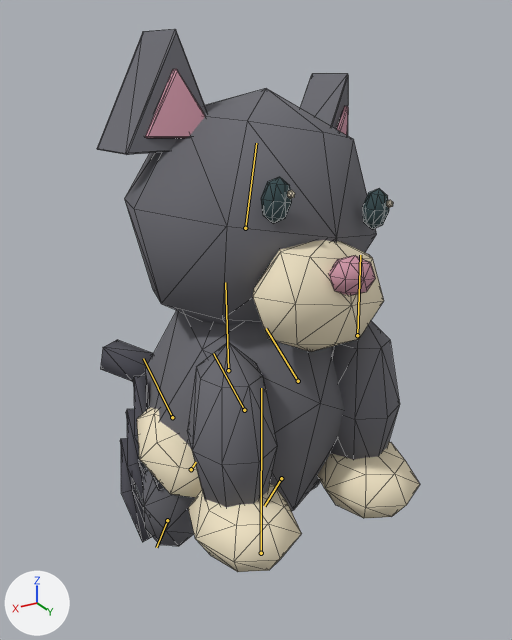
Renders of the glTF model public/assets/island/petshop-v1/pet_kitten__black_low.glb from each side of a commit.
The view is the same before and after, from a camera (50 mm lens) standing at (0.424, 0.691, 0.714) and looking at (0.008, -0.002, 0.368). Arrows for +X, +Y and +Z are at lower left; the lights stay in place. The older version comes first. Both versions are drawn at frame 12 of the action 'BasketSit'; the numbers are the values there. The bones that bend it are drawn over the model as lines. Mesh edges are drawn as thin lines.
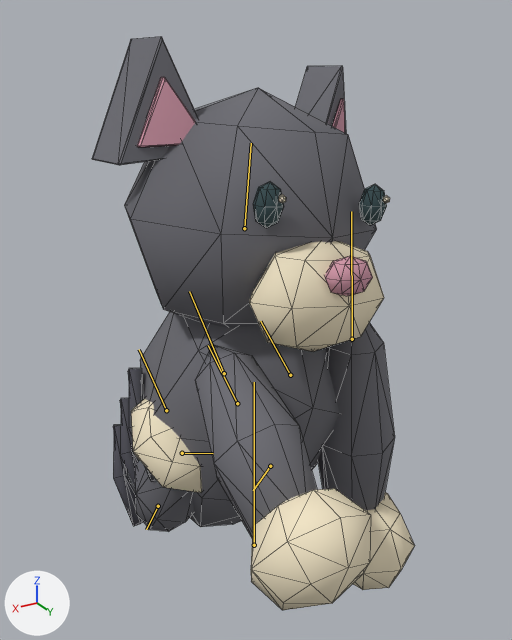
What differs and where, as boxes (x1, y1, x2, y2) in the pictures (512 x 640 px):
'Mesh_0', posed
    before: (97, 29, 420, 572)
    after: (92, 37, 415, 610)
bone 'Root', root to tip
    before: (261, 553) to (261, 388)
    after: (254, 545) to (254, 382)
bone 'Body', root to tip
    before: (244, 410) to (213, 353)
    after: (237, 403) to (208, 345)
bone 'Head', root to tip
    before: (245, 228) to (256, 143)
    after: (244, 228) to (251, 143)
bone 'Front.L', root to tip
    before: (357, 335) to (360, 255)
    after: (352, 339) to (351, 211)
bone 'Front.R', root to tip
    before: (228, 370) to (225, 282)
    after: (224, 373) to (189, 291)
bone 'Tail', root to tip
    before: (191, 469) to (196, 462)
    after: (182, 453) to (213, 453)

What the commit changed:
Bone 'Root' (bone_root) moves from (-3048.25, 0.0, -7783.582) to (-3048.25, 0.0, -7783.562).
Bone 'Body' (bone_body) turns from (61, 0, 0) to (57, 0, 0) degrees about its own x, y and z.
Bone 'Head' (bone_head) turns from (-57, 14, 0) to (-53, 10, 0) degrees about its own x, y and z.
Bone 'Front.L' (bone_front_l) turns from (-59, 0, 0) to (-57, -3, -2) degrees about its own x, y and z.
Bone 'Front.L' (bone_front_l) is rescaled from (1.0, 1.0, 1.0) to (1.0, 1.6, 1.0).
Bone 'Front.R' (bone_front_r) turns from (-59, 0, 0) to (0, 0, 4) degrees about its own x, y and z.
Bone 'Front.R' (bone_front_r) is rescaled from (1.0, 1.0, 1.0) to (1.0, 1.16, 1.0).
Bone 'Tail' (bone_tail) turns from (-110, -13, 5) to (-120, 7, -4) degrees about its own x, y and z.
